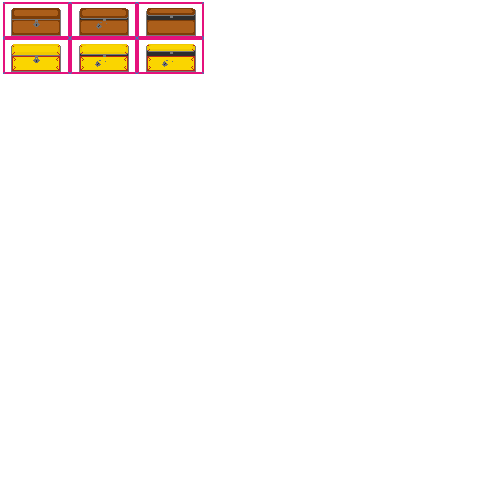
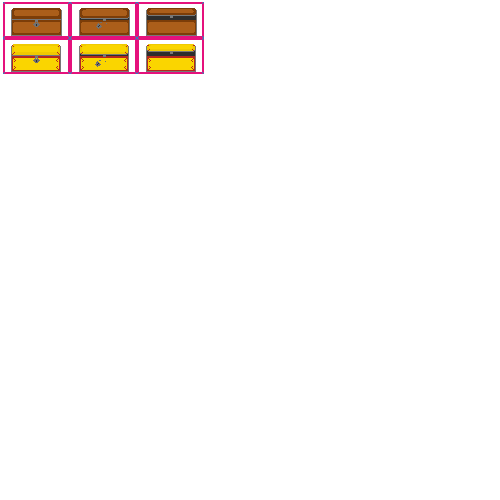
The second 500px x 500px image is a revision of the first. Changes to its layers:
painted on "Calque 3" over [13, 8, 197, 67]
